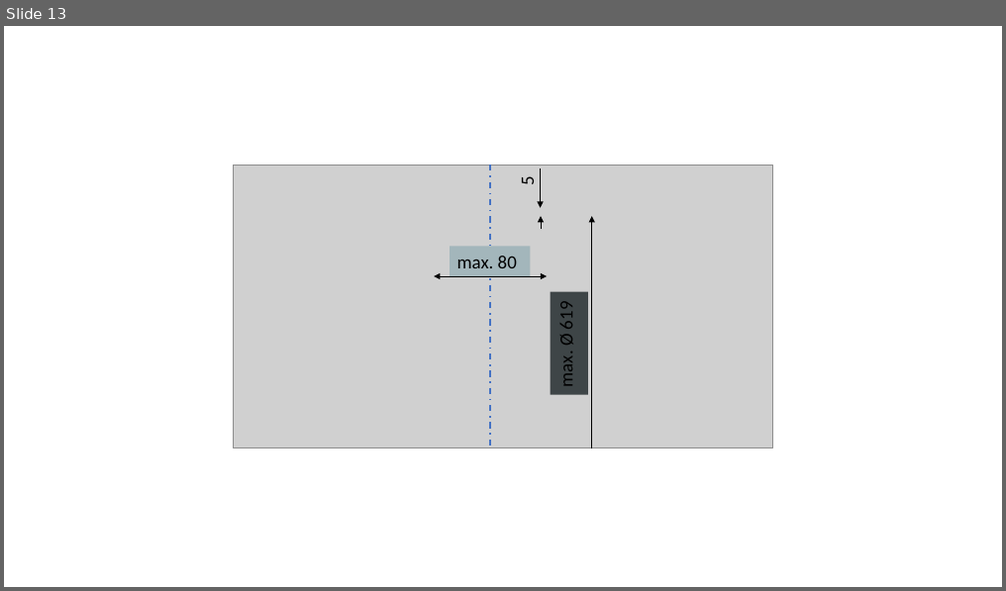
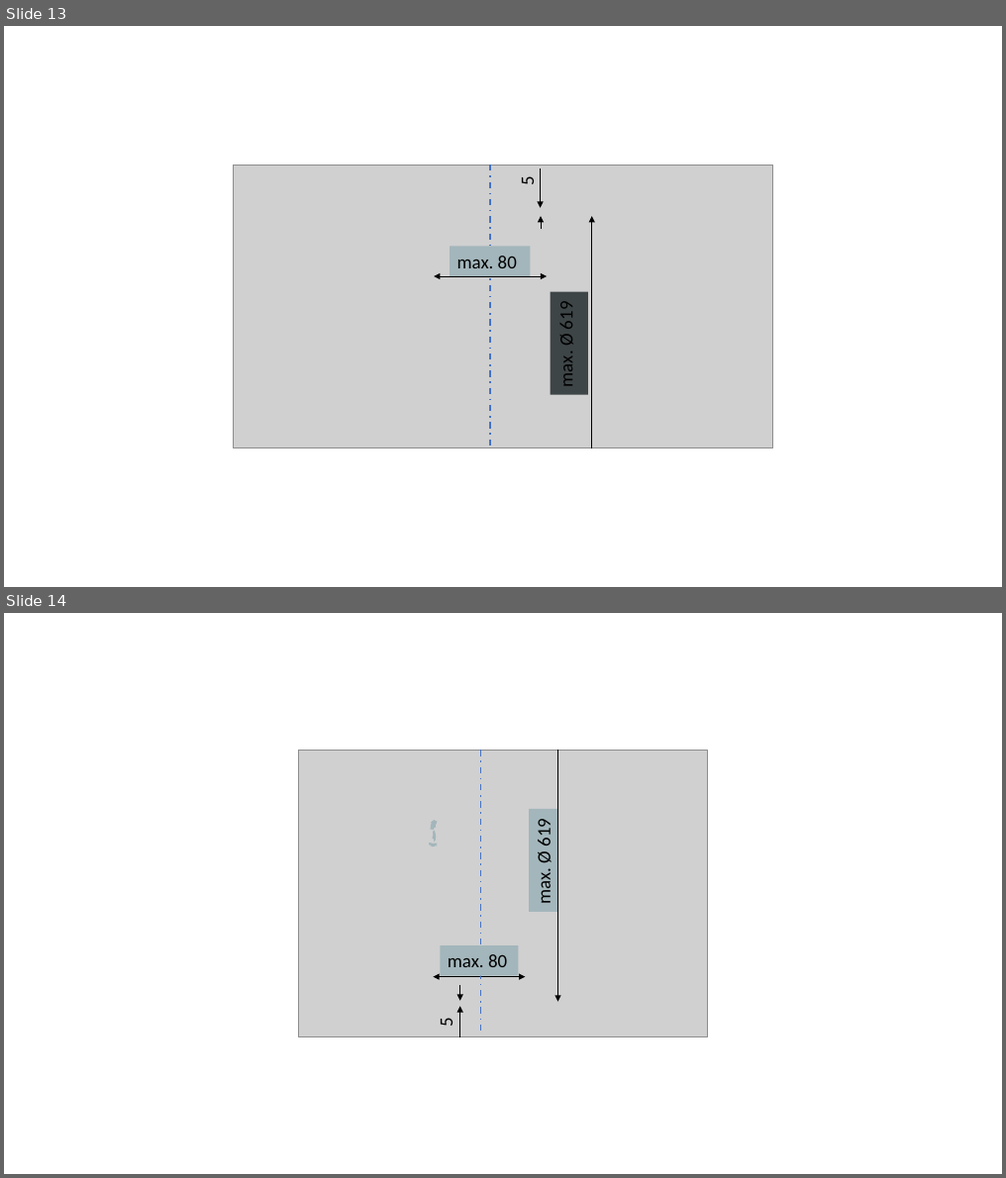
Before and after one commit to MattdewT/KE4, a slide deck: Grafiken.pptx. Shown one above the other, each under a label of ours: slide 13 before the commit, slides 13 and 14 after it. The pictures are 1006x591 and 1006x1178 pixels, drawn with LibreOffice and Linux fonts; fonts in the diff are those of the drawing; grey boxes stand for pictures. Boxes give left, top, right and bottom in pixels: in the first picture for what was removed or moved away, otherwise in the second. Text is boxed around its words. In the diff, an @@ line names an element or a change of style, - is before the commit and + after.

```diff
--- a/Grafiken.pptx
+++ b/Grafiken.pptx
@@ slide 14 added at [4,613,1002,1174], background #FFFFFF @@
@@ picture added at [299,750,708,1038] @@
@@ line added from (481, 750) to (481, 1034), #4472C4 1.5 pt dashed @@
@@ arrow added from (558, 750) to (558, 1001), #000000 0.5 pt @@
@@ freeform shape added at [431,820,436,829], fill #4472C4, outline #A3B6BB 1 pt @@
@@ rectangle added at [529,809,557,912], fill #A3B6BB, 18 pt, text #000000 @@
+max. Ø 619
@@ freeform shape added at [430,844,438,847], fill #A3B6BB, outline #A3B6BB 1 pt @@
@@ freeform shape added at [433,832,436,841], fill #4472C4, outline #A3B6BB 1 pt @@
@@ rectangle added at [441,947,519,976], fill #A3B6BB, 18 pt, text #000000 @@
+max. 80
@@ double arrow added from (433, 977) to (525, 977), #000000 0.5 pt @@
@@ arrow added from (460, 985) to (460, 1001), #000000 0.5 pt @@
@@ text added at [435,1019,457,1026], 18 pt, text #000000 @@
+5
@@ arrow added from (460, 1038) to (460, 1007), #000000 0.5 pt @@
```
Also in this commit, not shown: 4 other slides added, 2 other files.
